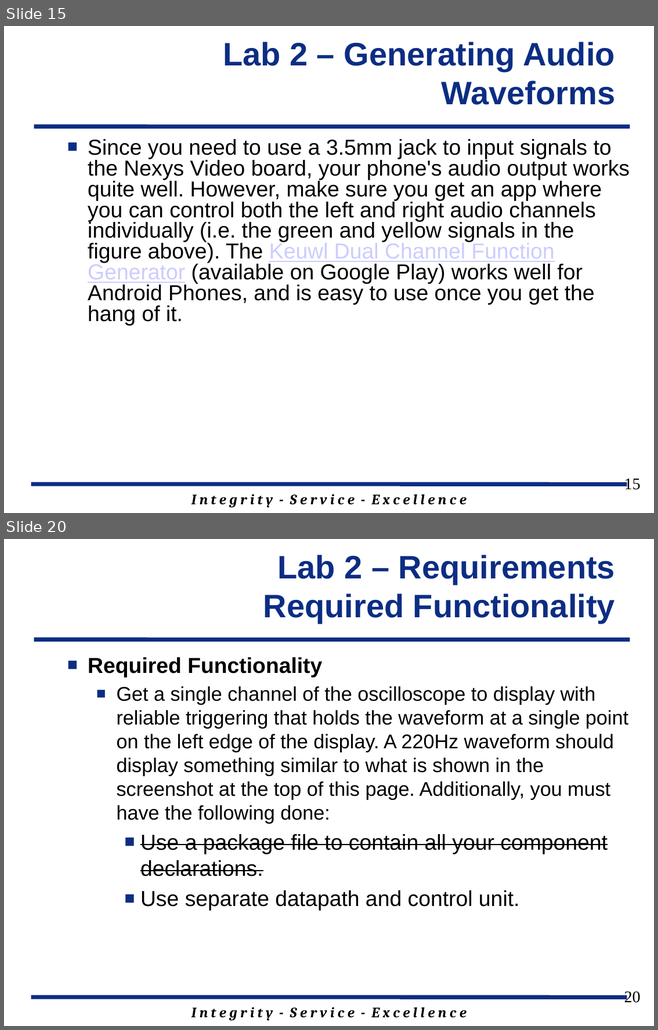
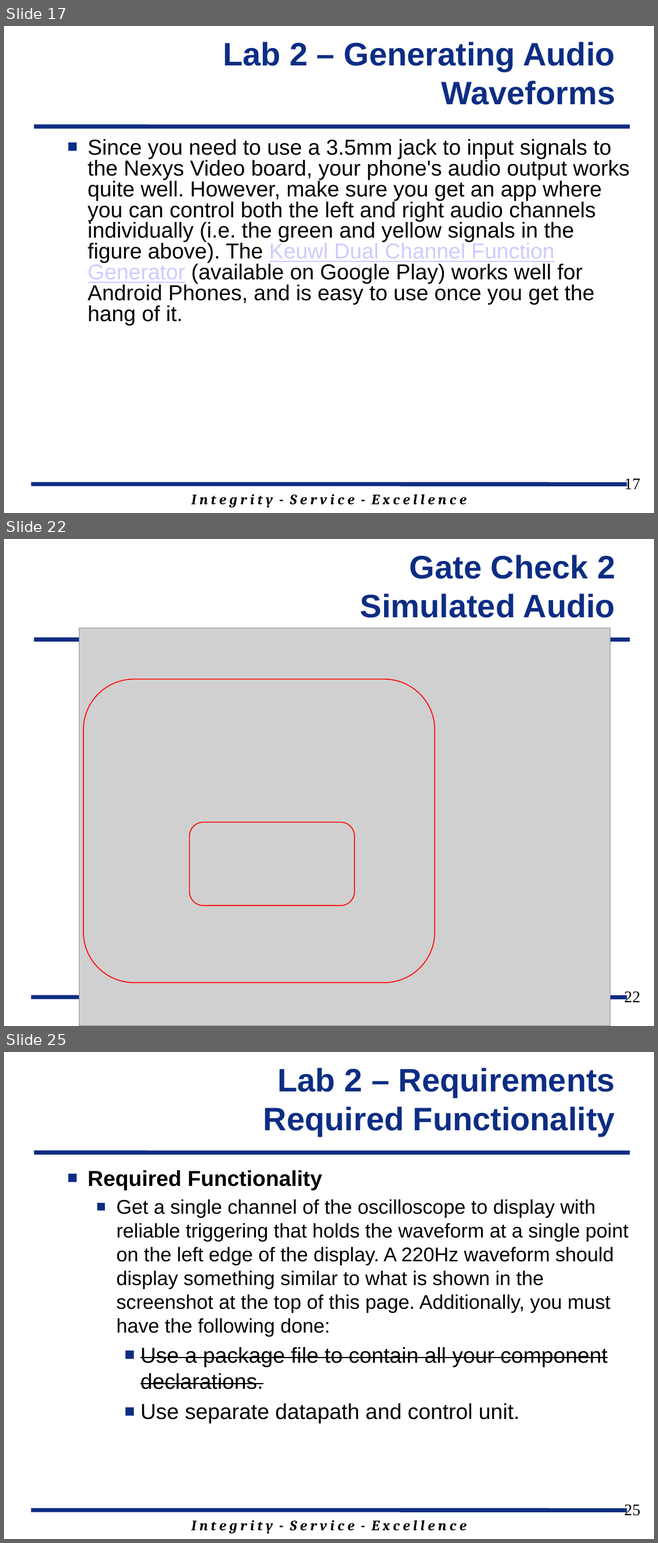
Before and after one commit to GeorgeYork/ECE383_web, a slide deck: lab/lab2/ECE_383_Lab2.pptx. Shown one above the other, each under a label of ours: slides 15 and 20 before the commit, slides 17, 22 and 25 after it; the slides between them are not shown. The pictures are 658x1030 and 658x1543 pixels, drawn with LibreOffice and Linux fonts; fonts in the diff are those of the drawing; grey boxes stand for pictures; background and template pictures are left out. Boxes give left, top, right and bottom in pixels: in the first picture for what was removed or moved away, otherwise in the second. Text is boxed around its words. In the diff, an @@ line names an element or a change of style, - is before the commit and + after.

Commit message:
update for gate check 3

```diff
--- a/lab/lab2/ECE_383_Lab2.pptx
+++ b/lab/lab2/ECE_383_Lab2.pptx
@@ slide 22 added at box(4, 539, 654, 1026), background #FFFFFF; not listed: 2 template elements that a slide beside it also shows @@
@@ title added at box(360, 555, 615, 618), 36 pt, text #0C2D83, bold @@
+Gate Check 2
+Simulated Audio
@@ picture added at box(79, 628, 610, 1026) @@
@@ rounded rectangle added at box(83, 679, 435, 983), outline #FF0000 1 pt @@
@@ rounded rectangle added at box(189, 822, 354, 906), outline #FF0000 1 pt @@
@@ page number added at box(624, 991, 640, 1002), 18 pt, text #000000 @@
+22
@@ what was slide 15 is now slide 17 @@
@@ page number at box(624, 478, 640, 489): text changed @@
-15
+17
@@ what was slide 20 is now slide 25 @@
@@ page number at box(624, 1504, 640, 1516): text changed @@
-20
+25
```
Also in this commit, not shown: 8 slides changed, 4 other slides added.
